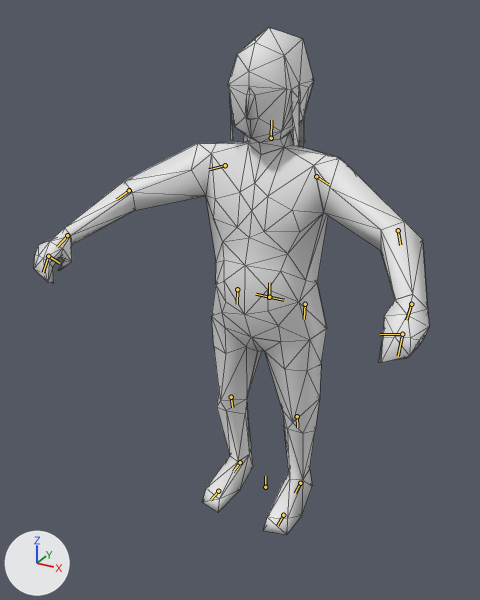
What one commit did to the Blender file assets-src/rooms/tavern/creature-clips/Gnome.blend.
Before and after are seen from a 50 mm lens placed at (0.339, -0.691, 0.635), pointed at (-0.029, -0.022, 0.301). Arrows for +X, +Y and +Z are at lower left; the lights stay in place. The picture after the commit comes second. The bones that bend it are drawn over the model as lines. Mesh edges are drawn as thin lines.

Names of what the first picture shows: 'GnomeSourceMesh'.
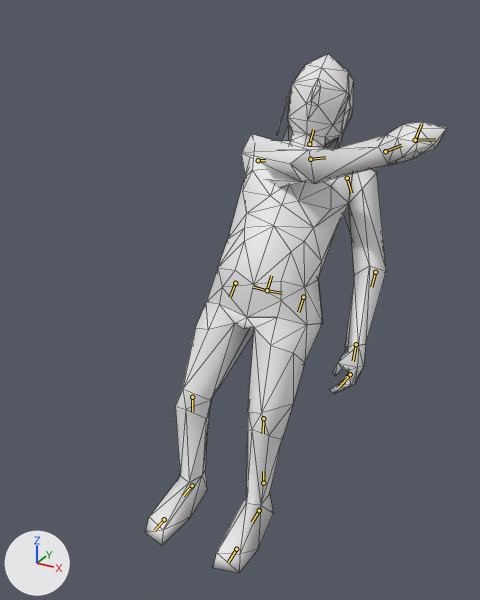
The newer file adds an action. The first version stands in its rest pose; the second is drawn at frame 18 of the action 'SitSlap'.

Location of each change, (x1, y1, x2, y2) in pixels of the pictures (480 x 600 px):
'GnomeSourceMesh', posed (23% narrower)
    before: (34, 27, 429, 534)
    after: (145, 54, 447, 573)
bone 'cog', root to tip
    before: (265, 487) to (265, 476)
    after: (263, 483) to (263, 471)
bone 'spine', root to tip
    before: (269, 297) to (269, 282)
    after: (267, 290) to (271, 275)
bone 'arm_l', root to tip
    before: (316, 176) to (328, 184)
    after: (347, 178) to (351, 193)
bone 'forearm_l', root to tip
    before: (398, 230) to (400, 245)
    after: (375, 272) to (371, 287)
bone 'hand_l', root to tip
    before: (411, 304) to (406, 320)
    after: (356, 344) to (353, 361)
bone 'arm_r', root to tip
    before: (225, 165) to (209, 169)
    after: (258, 160) to (265, 160)
bone 'forearm_r', root to tip
    before: (129, 190) to (116, 199)
    after: (310, 159) to (325, 157)
bone 'hand_r', root to tip
    before: (67, 235) to (57, 247)
    after: (385, 151) to (401, 145)
bone 'leg_l', root to tip
    before: (305, 304) to (304, 319)
    after: (303, 297) to (298, 312)
bone 'lowleg_l', root to tip
    before: (297, 416) to (297, 427)
    after: (263, 418) to (263, 433)
bone 'foot_l', root to tip
    before: (300, 483) to (295, 493)
    after: (259, 510) to (252, 522)
bone 'leg_r', root to tip
    before: (237, 289) to (237, 304)
    after: (235, 283) to (230, 297)
bone 'lowleg_r', root to tip
    before: (231, 397) to (232, 407)
    after: (192, 397) to (192, 411)
bone 'foot_r', root to tip
    before: (240, 462) to (233, 471)
    after: (192, 485) to (183, 496)

The change in detail:
Bone 'cog' (bone_cog) moves from (0.0, 0.0, 0.0) to (0.0, 0.012, 0.006).
Bone 'spine' (bone_spine) turns from (0, 0, 0) to (37, 9, 7) degrees about its own x, y and z.
Bone 'arm_l' (bone_arm_l) turns from (0, 0, 0) to (-49, 4, -16) degrees about its own x, y and z.
Bone 'forearm_l' (bone_forearm_l) turns from (0, 0, 0) to (-13, -27, 13) degrees about its own x, y and z.
Bone 'hand_l' (bone_hand_l) turns from (0, 0, 0) to (-7, -20, 36) degrees about its own x, y and z.
Bone 'arm_r' (bone_arm_r) turns from (0, 0, 0) to (18, -21, 102) degrees about its own x, y and z.
Bone 'forearm_r' (bone_forearm_r) turns from (0, 0, 0) to (29, 73, 10) degrees about its own x, y and z.
Bone 'hand_r' (bone_hand_r) turns from (0, 0, 0) to (9, -4, -14) degrees about its own x, y and z.
Bone 'leg_l' (bone_leg_l) turns from (0, 0, 0) to (37, -1, -1) degrees about its own x, y and z.
Bone 'lowleg_l' (bone_lowleg_l) turns from (0, 0, 0) to (22, 0, -1) degrees about its own x, y and z.
Bone 'foot_l' (bone_foot_l) turns from (0, 0, 0) to (-15, 0, 0) degrees about its own x, y and z.
Bone 'leg_r' (bone_leg_r) turns from (0, 0, 0) to (37, 1, 1) degrees about its own x, y and z.
Bone 'lowleg_r' (bone_lowleg_r) turns from (0, 0, 0) to (22, 0, 1) degrees about its own x, y and z.
Bone 'foot_r' (bone_foot_r) turns from (0, 0, 0) to (-15, 0, 0) degrees about its own x, y and z.
